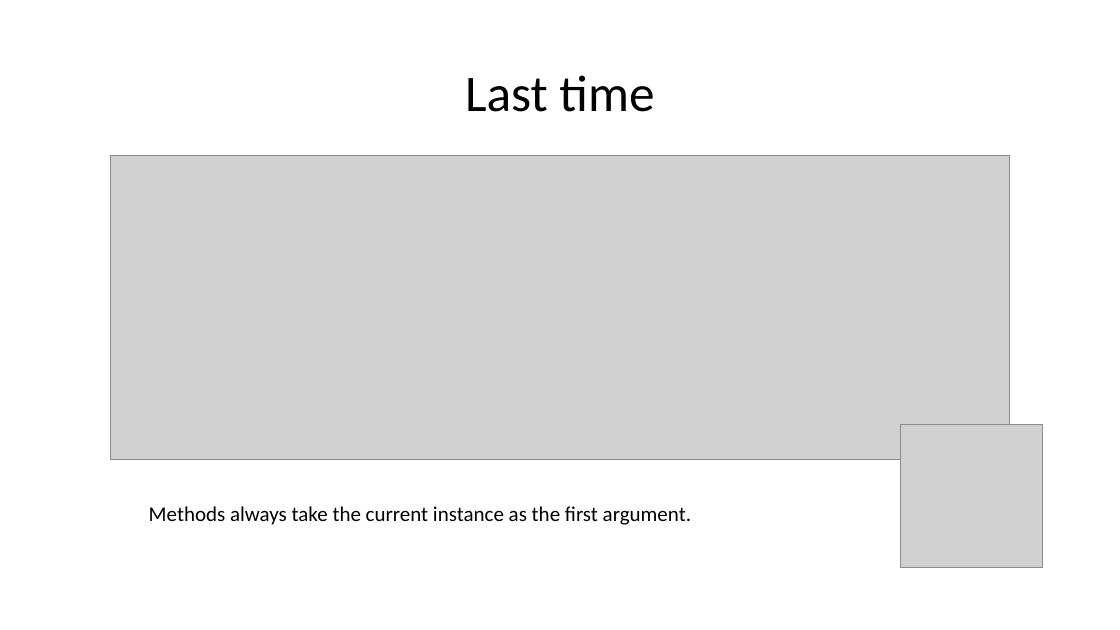
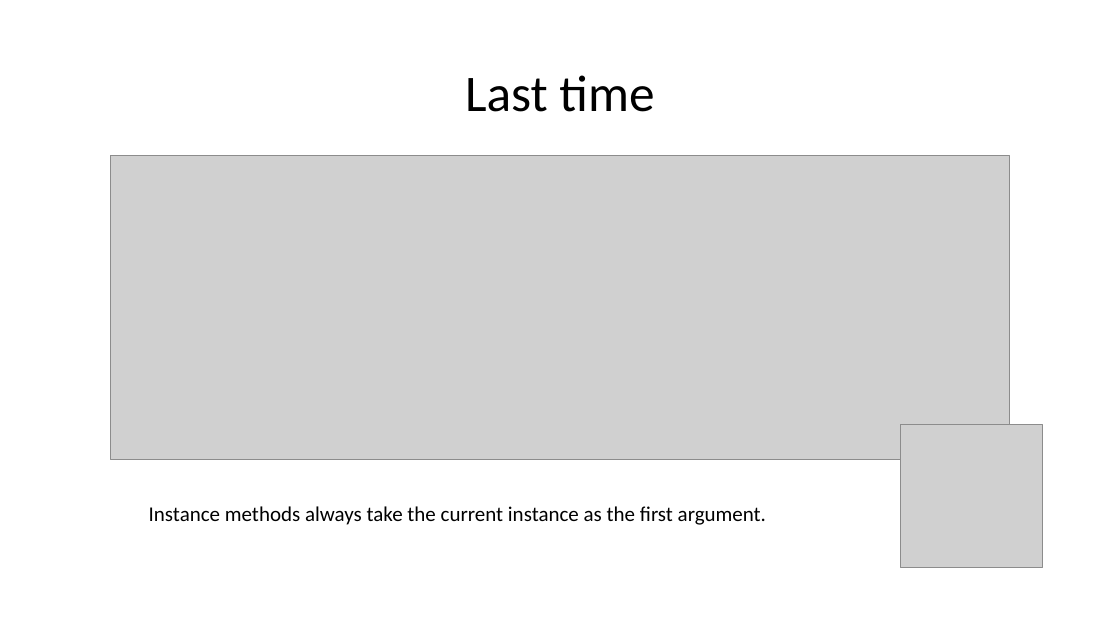
Before and after one commit to wilkotom/python_examples, a slide deck: slide 2 of Python as an additional language/Lesson 6/Session 6.pptx. Drawn at 1120x630 pixels with LibreOffice and Linux fonts; fonts in the diff are those of the drawing; grey boxes stand for pictures. Boxes give left, top, right and bottom in pixels: in the first picture for what was removed or moved away, otherwise in the second. Text is boxed around its words. In the diff, an @@ line names an element or a change of style, - is before the commit and + after.

Commit message:
Small tweaks

```diff
--- a/Python as an additional language/Lesson 6/Session 6.pptx
+++ b/Python as an additional language/Lesson 6/Session 6.pptx
@@ text at <box>149,506,766,525</box>: text changed @@
-Methods always take the current instance as the first argument.
+Instance methods always take the current instance as the first argument.
```
Also in this commit, not shown: 1 other slide changed.
